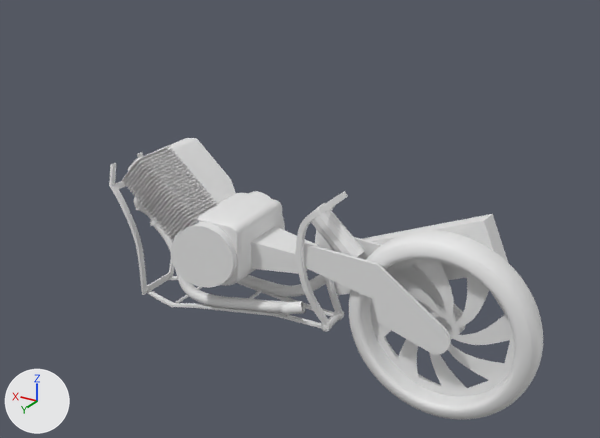
One commit to the Blender file modelling/Motorcycle.blend: the scene before it, then after it.
Both versions are drawn from a camera (50 mm lens) standing at (-4.35, 10.58, 4.82) and looking at (-0.43, 4.04, 1.55). Every picture has the same lights, and +X, +Y and +Z are marked at lower left.

Names of what the first picture shows: 'Back_Wheel', 'Cube.001', 'Cylinder', 'Fuse', 'Main Body.002', 'Main Body.005', 'Plane.004', 'Shock'.
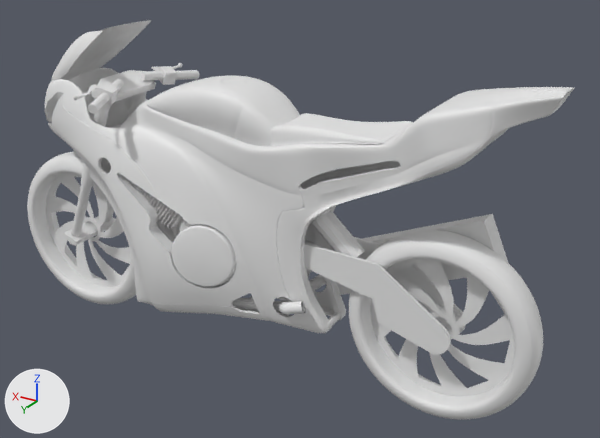
Commit message: finished Engine Main

The change, as a list of edits to the scene's bpy script:
```text
Change me_cylinder_002:
    used by ob_cylinder; location = (0.203, 4.295, 1.298)
    remove me_cylinder_002.from_pydata(...)  # 3492 vertices, 3314 faces; spans x -1.06..1.02, y -0.43..0.62, z -0.68..0.82
    add me_cylinder_002.from_pydata(...)  # 6460 vertices, 5946 faces; spans x -1.06..1.04, y -0.43..0.62, z -0.68..0.84
    me_cylinder_002 part 1: 67 vertices moved from x -0.35..0.75, y 0.0..0.42, z -0.28..0.82 to x -0.32..0.75, y 0.0..0.42, z -0.27..0.82; 359 vertices removed from x -0.35..1.0, y 0.0..0.62, z -0.35..0.82; 3327 vertices added at x -0.39..1.04, y 0.0..0.62, z -0.38..0.84
Change ob_main_body:
    remove ob_main_body.hide_set(True)
Change ob_front_wheel:
    remove ob_front_wheel.hide_set(True)
Change ob_handles:
    remove ob_handles.hide_set(True)
Remove ob_plane_004:
    ob_plane_004 = bpy.data.objects.new('Plane.004', me_plane_002)
    ob_plane_004.location = (0.429, 4.819, 1.453)
    ob_plane_004.rotation_euler = (1.571, 0.846, 0.0)  # degrees (90, 48, 0)
    ob_plane_004.scale = (0.195, 0.00943, 0.195)
    _m = ob_plane_004.modifiers.new('Array', 'ARRAY')
    _m.count = 26
    _m.constant_offset_displace = (0.0, 0.0, 0.0)
    _m.relative_offset_displace = (0.0, 2.82, 0.0)
```

Changed parts and their boxes (x1, y1, x2, y2) in the pictures (600 x 438 px):
'Main Body', shown
    after: (45, 20, 574, 333)
'Front Wheel', shown
    after: (27, 152, 136, 304)
'Handles', shown
    after: (63, 63, 199, 246)
'Plane.004', deleted
    before: (122, 145, 219, 242)
part 1 of me_cylinder_002, built on
    before: (128, 138, 285, 288)
    after: (127, 179, 237, 287)
'Main Body.002', unchanged, covered by the edit
    before: (109, 152, 348, 332)
    after: (110, 165, 344, 331)
'Cube.001', unchanged, covered by the edit
    before: (251, 226, 318, 274)
    after: (305, 239, 318, 271)
